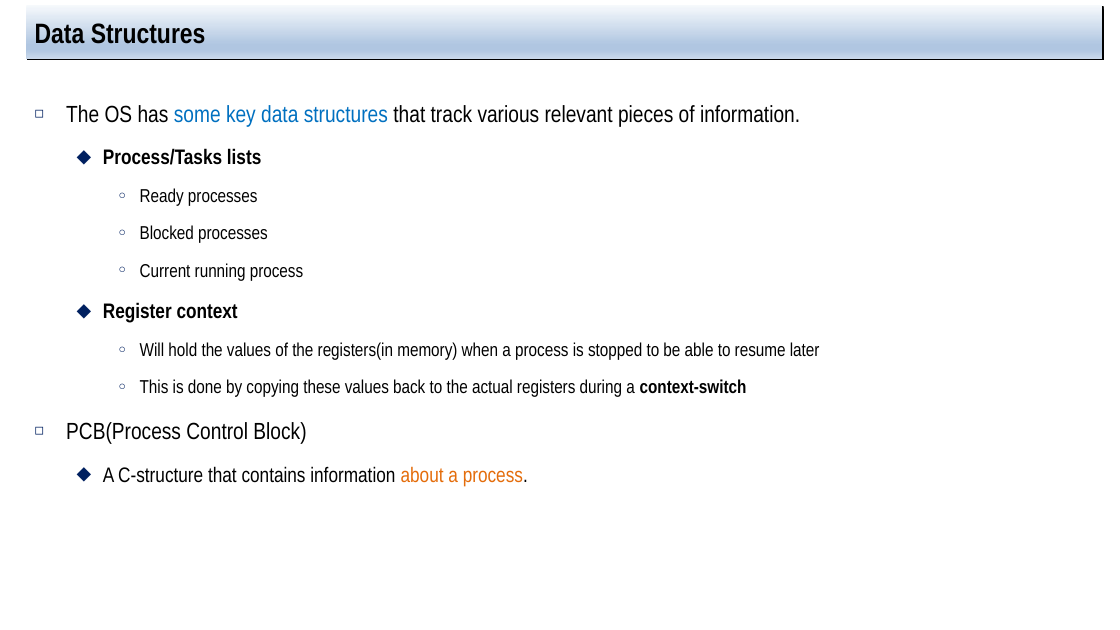
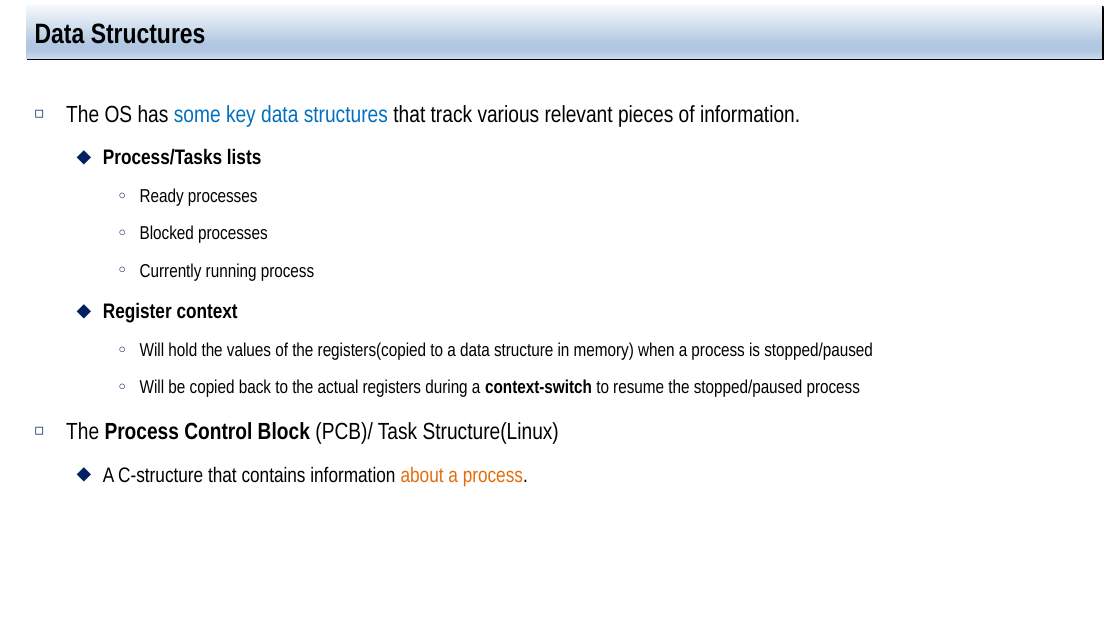
Before and after one commit to jachermocilla/extra-course-materials, a slide deck: slide 16 of cmsc125/ostep/slides/01.Virtualization/04.The_abstraction_the_process.pptx. Drawn at 1120x630 pixels with LibreOffice and Linux fonts; fonts in the diff are those of the drawing. Boxes give left, top, right and bottom in pixels: in the first picture for what was removed or moved away, otherwise in the second. Text is boxed around its words. In the diff, an @@ line names an element or a change of style, - is before the commit and + after.

```diff
--- a/cmsc125/ostep/slides/01.Virtualization/04.The_abstraction_the_process.pptx
+++ b/cmsc125/ostep/slides/01.Virtualization/04.The_abstraction_the_process.pptx
@@ text at [140, 263, 314, 281]: text changed @@
-    ○ Current running process
+    ○ Currently running process
@@ text at [66, 342, 873, 444]: text changed @@
-    ○ Will hold the values of the registers(in memory) when a process is stopped to be able to resume later
-    ○ This is done by copying these values back to the actual registers during a context-switch
-◻ PCB(Process Control Block)
+    ○ Will hold the values of the registers(copied to a data structure in memory) when a process is stopped/paused
+    ○ Will be copied back to the actual registers during a context-switch to resume the stopped/paused process
+◻ The Process Control Block (PCB)/ Task Structure(Linux)
```
Also in this commit, not shown: 6 other slides changed, 1 other file.
